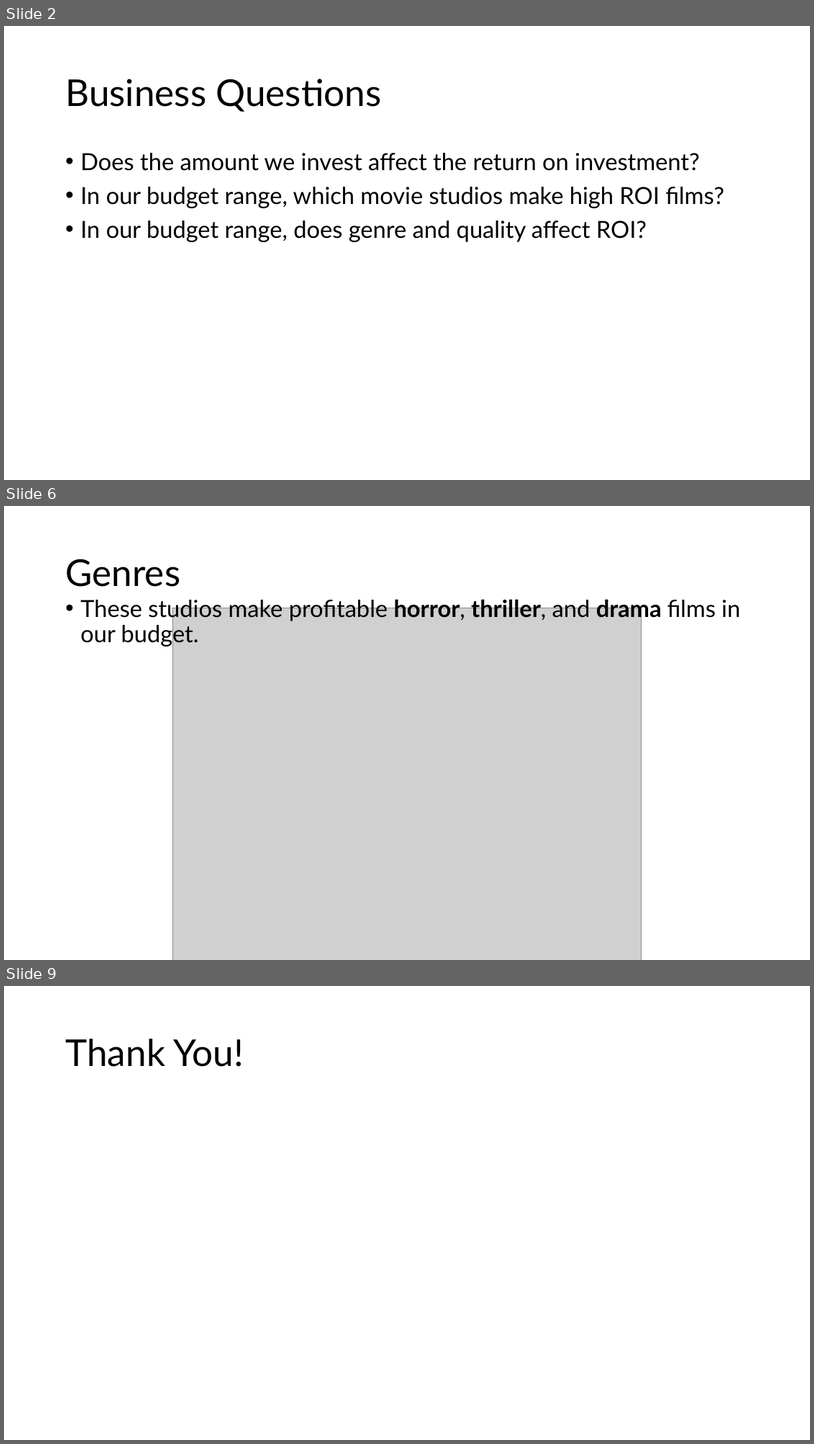
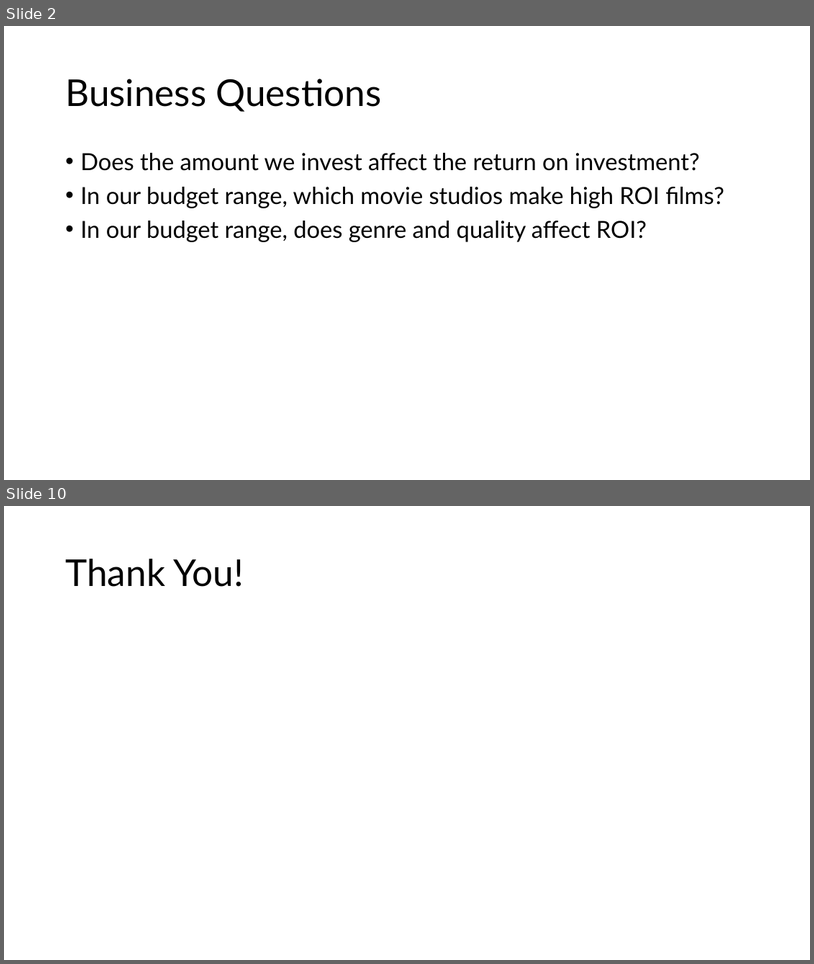
Before and after one commit to jgoett2/Phase-2-MovieProject, a slide deck: Presentation/Presentation.pptx. Shown one above the other, each under a label of ours: slides 2, 6 and 9 before the commit, slides 2 and 10 after it; the slides between them are not shown. The pictures are 814x1444 and 814x964 pixels, drawn with LibreOffice and Linux fonts; fonts in the diff are those of the drawing; grey boxes stand for pictures. Boxes give left, top, right and bottom in pixels: in the first picture for what was removed or moved away, otherwise in the second. Text is boxed around its words. In the diff, an @@ line names an element or a change of style, - is before the commit and + after.

```diff
--- a/Presentation/Presentation.pptx
+++ b/Presentation/Presentation.pptx
@@ slide 6 removed at <box>4,506,810,960</box>, background #FFFFFF @@
@@ title removed at <box>65,559,180,587</box> @@
-Genres
@@ text removed at <box>80,596,741,646</box> @@
-• These studios make profitable horror, thriller, and drama films in our budget.
@@ picture removed at <box>172,608,642,960</box> @@
@@ what was slide 9 is now slide 10 @@
```
Also in this commit, not shown: 5 slides changed, 3 slides added, 1 other slide removed.
